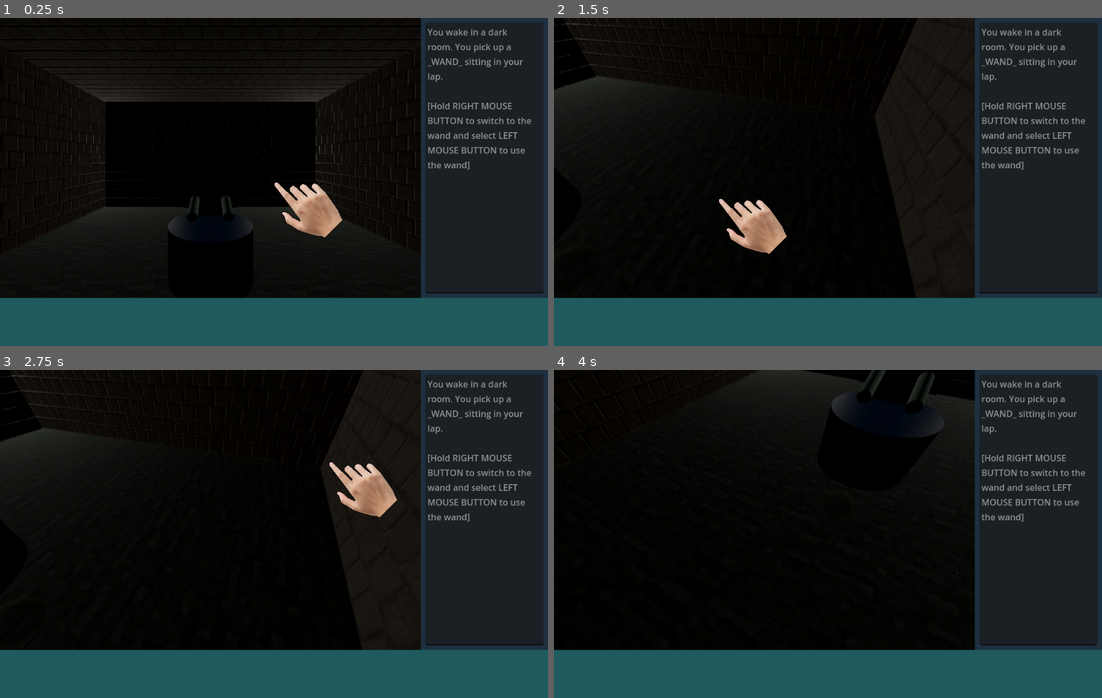
Above: before the commit, frames 1-4 (two rows, left to right).
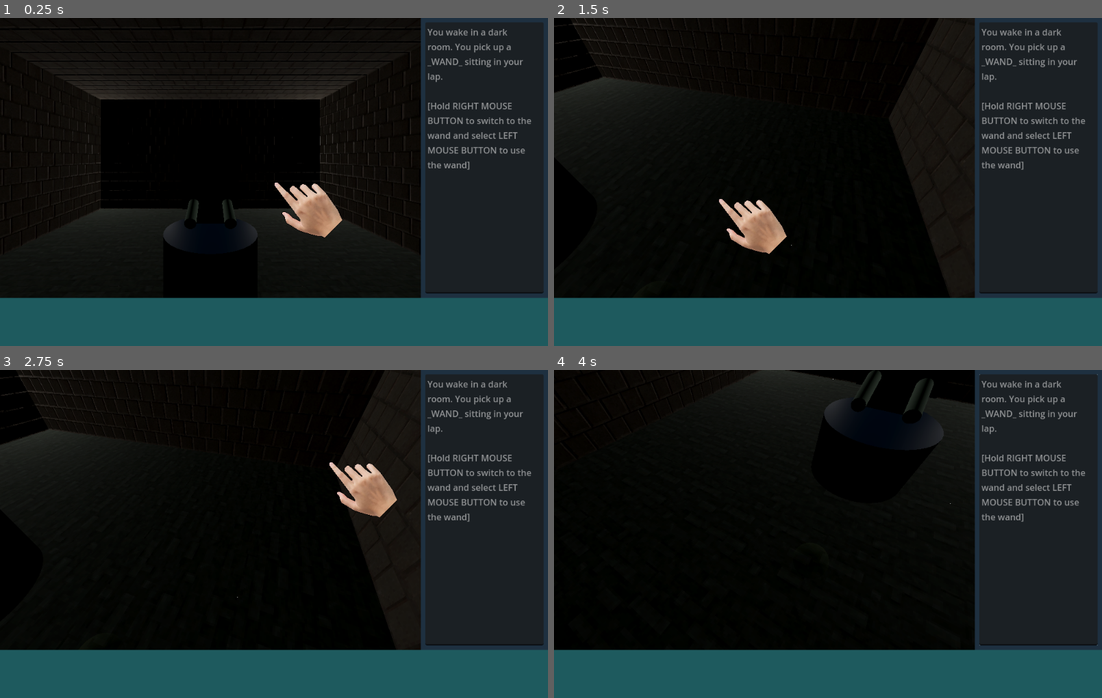
Above: after the commit, the same moments.

Repository: Wake1st/symbols-and-sorcery
Game: Godot game, scene res://game.tscn
The game is run twice, just before and just after one commit, with the same random seed, the same clock (stepped at 60 frames per second) and the same inputs.
Inputs (mouse positions are in pixels of both pictures, inside the frame that each line leads up to):
- Up to frame 1 (0.25 s): no input
- Up to frame 2 (1.5 s): tap Enter at 0.5 s; move the mouse to (948, 165) at 0.52 s; hold Right mouse button (free_look) 0.53-1.28 s; click (948, 165) at 0.67 s; tap Space at 1.25 s; move the mouse to (718, 198) at 1.27 s; right-click (718, 198) at 1.35 s; click (718, 198) at 1.42 s
- Up to frame 3 (2.75 s): tap Enter at 2 s; move the mouse to (328, 461) at 2.02 s; hold Right mouse button (free_look) from 2.03 s (still down); click (328, 461) at 2.17 s
- Up to frame 4 (4 s): tap Space at 2.75 s; move the mouse to (800, 599) at 2.77 s; release Right mouse button (free_look) at 2.78 s; right-click (800, 599) at 2.85 s; click (800, 599) at 2.92 s; tap Enter at 3.5 s; move the mouse to (992, 583) at 3.52 s; hold Right mouse button (free_look) from 3.53 s (still down); click (992, 583) at 3.67 s

The runs differ from the first frame. In frame 1, 1.2% of the frame differs, in the area x 1-76%, y 10-71%; in frame 2, 0.9%; in frame 3, 0.9%; in frame 4, 0.6%.

Commit message:
goto navigation points when changing rooms

Diff:
--- /dev/null
+++ b/common/nav_point.gd
@@ -0,0 +1,2 @@
+class_name NavPoint
+extends Area3D
--- a/common/navigation_point.tscn
+++ b/common/nav_point.tscn
@@ -1,30 +1,32 @@
-[gd_scene load_steps=5 format=3 uid="uid://dowkdyyao5rfd"]
+[gd_scene load_steps=6 format=3 uid="uid://dowkdyyao5rfd"]
 
-[ext_resource type="Shader" path="res://shaders/navigation_point.gdshader" id="1_r34ok"]
+[ext_resource type="Script" path="res://common/nav_point.gd" id="1_bjk0d"]
+[ext_resource type="Shader" path="res://shaders/navigation_point.gdshader" id="2_vcmtj"]
 
 [sub_resource type="CylinderShape3D" id="CylinderShape3D_wnvlg"]
-height = 0.8
+height = 0.6
 radius = 0.8
 
 [sub_resource type="ShaderMaterial" id="ShaderMaterial_kvrkp"]
 render_priority = 0
-shader = ExtResource("1_r34ok")
+shader = ExtResource("2_vcmtj")
 
 [sub_resource type="CylinderMesh" id="CylinderMesh_ivb3c"]
 material = SubResource("ShaderMaterial_kvrkp")
 top_radius = 0.8
 bottom_radius = 0.8
-height = 0.8
+height = 0.6
 radial_segments = 14
 cap_top = false
 cap_bottom = false
 
-[node name="NavigationPoint" type="Area3D"]
+[node name="NavPoint" type="Area3D"]
+script = ExtResource("1_bjk0d")
 
 [node name="CollisionShape3D" type="CollisionShape3D" parent="."]
-transform = Transform3D(1, 0, 0, 0, 1, 0, 0, 0, 1, 0, 0.4, 0)
+transform = Transform3D(1, 0, 0, 0, 1, 0, 0, 0, 1, 0, 0.3, 0)
 shape = SubResource("CylinderShape3D_wnvlg")
 
 [node name="MeshInstance3D" type="MeshInstance3D" parent="."]
-transform = Transform3D(1, 0, 0, 0, 1, 0, 0, 0, 1, 0, 0.4, 0)
+transform = Transform3D(1, 0, 0, 0, 1, 0, 0, 0, 1, 0, 0.3, 0)
 mesh = SubResource("CylinderMesh_ivb3c")
--- a/game.gd
+++ b/game.gd
@@ -29,27 +29,31 @@
 
 func _setup_current_room(room:RoomBase) -> void:
 	currentRoom = room
-	currentRoom.setup(wand)
-	currentRoom.location_changed.connect(handle_location_changed)
-	currentRoom.room_changed.connect(handle_room_change)
-	currentRoom.item_pickup.connect(inventory.add_item)
+	room.setup(wand)
+	room.location_changed.connect(handle_location_changed)
+	room.room_changed.connect(handle_room_change)
+	room.item_pickup.connect(inventory.add_item)
+
 
 func handle_location_changed(point:Vector3) -> void:
 	playerCamera.go_to(point)
 
 
 func handle_room_change(door:Door) -> void:
-	#	navigate to new room
+	#	get new room
 	var connectingRoom:RoomBase = door.get_connecting_room(currentRoom)
-	var point = navigation.get_navigation_point(door.global_position, connectingRoom.global_position)
-	playerCamera.go_to(point)
 
 	#	deallocate current room data and connections
+	currentRoom.location_changed.disconnect(handle_location_changed)
 	currentRoom.room_changed.disconnect(handle_room_change)
 	currentRoom.item_pickup.disconnect(inventory.add_item)
 
 	#	connect new room connections
 	_setup_current_room(connectingRoom)
+
+	#	navigation to new room
+	var point:NavPoint = connectingRoom.get_door_point(door)
+	playerCamera.go_to(point.global_position)
 
 
 func handle_entered_room() -> void:
--- a/game.tscn
+++ b/game.tscn
@@ -44,7 +44,7 @@
 
 [node name="PlayerCamera" parent="GameViewportContainer/GameViewport" instance=ExtResource("2_rda4s")]
 unique_name_in_owner = true
-transform = Transform3D(1, 0, 0, 0, 1, 0, 0, 0, 1, 0, 0, 2.2)
+transform = Transform3D(1, 0, 0, 0, 1, 0, 0, 0, 1, 0, 0, 2)
 
 [node name="LightRoom" parent="GameViewportContainer/GameViewport" node_paths=PackedStringArray("northDoor") instance=ExtResource("2_v5tb6")]
 northDoor = NodePath("../LightThermicDoor")
@@ -55,13 +55,11 @@
 southDoor = NodePath("../LightThermicDoor")
 westDoor = NodePath("../ThermicBalloonDoor")
 
-[node name="BoilerRoom" parent="GameViewportContainer/GameViewport" node_paths=PackedStringArray("westDoor") instance=ExtResource("8_fi4pw")]
+[node name="BoilerRoom" parent="GameViewportContainer/GameViewport" instance=ExtResource("8_fi4pw")]
 transform = Transform3D(1, 0, 0, 0, 1, 0, 0, 0, 1, 11, 0, -7)
-westDoor = NodePath("../ThermicBoilerDoor")
 
-[node name="BalloonRoom" parent="GameViewportContainer/GameViewport" node_paths=PackedStringArray("eastDoor") instance=ExtResource("9_eudpg")]
+[node name="BalloonRoom" parent="GameViewportContainer/GameViewport" instance=ExtResource("9_eudpg")]
 transform = Transform3D(1, 0, 0, 0, 1, 0, 0, 0, 1, -10, 0, -7)
-eastDoor = NodePath("../ThermicBalloonDoor")
 
 [node name="LightThermicDoor" parent="GameViewportContainer/GameViewport" node_paths=PackedStringArray("room1", "room2") instance=ExtResource("8_lssns")]
 transform = Transform3D(1, 0, 0, 0, 1, 0, 0, 0, 1, 0, 0, -3)
--- a/rooms/RoomBase.gd
+++ b/rooms/RoomBase.gd
@@ -11,10 +11,57 @@
 @export var southDoor:Door
 @export var westDoor:Door
 
+var doorPoints:Dictionary = {}
+
+var currentNavId:int
+var navPoints:Dictionary = {}
+
 
 func setup(wand:Wand):
 	print("ERROR: unhandled 'setup()' in class RoomBase\n",wand)
 
 
-func check_selection(result:Dictionary) -> void:
-	print("ERROR: Unhandled 'check_selction()' in class RoomBase\n",result)
+func get_door_point(door:Door) -> NavPoint:
+	var point:NavPoint = doorPoints.get(door)
+
+	if point == null:
+		print("ERROR: cannot find nav point for door: %s" % door)
+
+	return point
+
+
+func check_selection(result:Dictionary) -> bool:
+	var id = result.collider_id
+	if id == null:
+		return false
+
+	if _check_nav_points(id):
+		return true
+
+	if _check_doors(id):
+		return true
+
+	return false
+
+
+func _check_nav_points(id:int) -> bool:
+	if currentNavId == null:
+		return false
+
+	for point_id in navPoints.keys():
+		if point_id != currentNavId && point_id == id:
+			navPoints[currentNavId].visible = true
+			navPoints[point_id].visible = false
+			location_changed.emit(navPoints[point_id].global_position)
+			currentNavId = point_id
+			return true
+	return false
+
+
+func _check_doors(id:int) -> bool:
+	for door in doorPoints.keys():
+		if id == door.get_instance_id():
+			navPoints[currentNavId].visible = true
+			room_changed.emit(door)
+			return true
+	return false
--- a/rooms/light_room.gd
+++ b/rooms/light_room.gd
@@ -5,9 +5,18 @@
 @onready var light = %Light
 @onready var scrollPickup = %ScrollPickup
 @onready var scroll = %Scroll
+@onready var navigation_point:NavPoint = $NavigationPoint
 
 
 func setup(wand:Wand):
+	#	setup nav point
+	currentNavId = navigation_point.get_instance_id()
+	navPoints[currentNavId] = navigation_point
+	navPoints[currentNavId].visible = false
+
+	#	setup door points
+	doorPoints[northDoor] = navigation_point
+
 	#	setup spell casting
 	wand.cast_light.connect(light.cast)
 	light.finished.connect(wand.spell_finished)
@@ -16,11 +25,15 @@
 	scrollPickup.finished.connect(handle_scroll_pickup)
 
 
-func check_selection(result:Dictionary) -> void:
-	if result.collider_id == northDoor.get_instance_id():
-		room_changed.emit(northDoor)
+func check_selection(result:Dictionary) -> bool:
+	if super.check_selection(result):
+		return false
+
 	if scroll != null && result.collider_id == scroll.get_instance_id():
 		scrollPickup.pick_up()
+		return true
+
+	return false
 
 
 func handle_scroll_pickup() -> void:
--- a/rooms/light_room.tscn
+++ b/rooms/light_room.tscn
@@ -1,10 +1,11 @@
-[gd_scene load_steps=7 format=3 uid="uid://bd2osptl071da"]
+[gd_scene load_steps=8 format=3 uid="uid://bd2osptl071da"]
 
 [ext_resource type="PackedScene" uid="uid://be8eeq80vf17t" path="res://scroll/scroll.tscn" id="1_dr2h3"]
 [ext_resource type="Script" path="res://rooms/light_room.gd" id="1_mccc8"]
 [ext_resource type="MeshLibrary" uid="uid://bwbsu80ly13cd" path="res://tilesets/dungeon_tileset.tres" id="2_7m75w"]
 [ext_resource type="PackedScene" uid="uid://c8xaptr321o6k" path="res://light/light.tscn" id="2_sek2c"]
 [ext_resource type="PackedScene" uid="uid://ia75mudsvqo4" path="res://common/pickup_item.tscn" id="5_n1bqh"]
+[ext_resource type="PackedScene" uid="uid://dowkdyyao5rfd" path="res://common/nav_point.tscn" id="7_3gx0o"]
 [ext_resource type="PackedScene" uid="uid://b5wl1fbu8w4rm" path="res://common/pillar.tscn" id="7_i670n"]
 
 [node name="LightRoom" type="Node3D"]
@@ -32,3 +33,6 @@
 data = {
 "cells": PackedInt32Array(0, 0, 655361, 0, 65535, 655361, 65535, 65535, 655361, 65535, 0, 655361, 65534, 1, 655361, 655 …(982 unchanged characters)…
 }
+
+[node name="NavigationPoint" parent="." instance=ExtResource("7_3gx0o")]
+transform = Transform3D(1, 0, 0, 0, 1, 0, 0, 0, 1, 0, 0, 2)
--- a/rooms/thermic_room.gd
+++ b/rooms/thermic_room.gd
@@ -1,28 +1,23 @@
 extends RoomBase
 
-@onready var navPointFreeze = %NavPointFreeze
-@onready var navPointBurn = %NavPointBurn
-@onready var navPointDoorS = %NavPointDoorS
-
-var currentNavId:int
-var navPoints:Dictionary = {}
+@onready var navPointFreeze:NavPoint = %NavPointFreeze
+@onready var navPointBurn:NavPoint = %NavPointBurn
+@onready var navPointDoorS:NavPoint = %NavPointDoorS
 
 
 func setup(_wand:Wand):
+	#	setup nav points
 	navPoints[navPointFreeze.get_instance_id()] = navPointFreeze
 	navPoints[navPointBurn.get_instance_id()] = navPointBurn
 	navPoints[navPointDoorS.get_instance_id()] = navPointDoorS
 	currentNavId = navPointDoorS.get_instance_id()
+	navPoints[currentNavId].visible = false
+
+	#	setup door points
+	doorPoints[southDoor] = navPointDoorS
+	doorPoints[westDoor] = navPointFreeze
+	doorPoints[eastDoor] = navPointBurn
 
 
-func check_selection(result:Dictionary) -> void:
-	var id = result.collider_id
-	if id == null:
-		return
-
-	for point_id in navPoints.keys():
-		if point_id != currentNavId && point_id == id:
-			navPoints[currentNavId].visible = true
-			navPoints[point_id].visible = false
-			location_changed.emit(navPoints[point_id].global_position)
-			currentNavId = point_id
+func check_selection(result:Dictionary) -> bool:
+	return super.check_selection(result)
--- a/rooms/thermic_room.tscn
+++ b/rooms/thermic_room.tscn
@@ -4,7 +4,7 @@
 [ext_resource type="Script" path="res://rooms/thermic_room.gd" id="1_448yj"]
 [ext_resource type="MeshLibrary" uid="uid://bwbsu80ly13cd" path="res://tilesets/dungeon_tileset.tres" id="3_ekc2x"]
 [ext_resource type="PackedScene" uid="uid://boqvuwulwsx17" path="res://shaders/fire.tscn" id="4_cayik"]
-[ext_resource type="PackedScene" uid="uid://dowkdyyao5rfd" path="res://common/navigation_point.tscn" id="5_nhrmg"]
+[ext_resource type="PackedScene" uid="uid://dowkdyyao5rfd" path="res://common/nav_point.tscn" id="5_2mlni"]
 
 [sub_resource type="SphereShape3D" id="SphereShape3D_nt7oc"]
 radius = 0.2
@@ -108,14 +108,14 @@
 omni_range = 42.294
 omni_attenuation = 1.4048
 
-[node name="NavPointFreeze" parent="." instance=ExtResource("5_nhrmg")]
+[node name="NavPointFreeze" parent="." instance=ExtResource("5_2mlni")]
 unique_name_in_owner = true
 transform = Transform3D(1, 0, 0, 0, 1, 0, 0, 0, 1, -2, 0, 0)
 
-[node name="NavPointBurn" parent="." instance=ExtResource("5_nhrmg")]
+[node name="NavPointBurn" parent="." instance=ExtResource("5_2mlni")]
 unique_name_in_owner = true
 transform = Transform3D(1, 0, 0, 0, 1, 0, 0, 0, 1, 2, 0, 0)
 
-[node name="NavPointDoorS" parent="." instance=ExtResource("5_nhrmg")]
+[node name="NavPointDoorS" parent="." instance=ExtResource("5_2mlni")]
 unique_name_in_owner = true
 transform = Transform3D(1, 0, 0, 0, 1, 0, 0, 0, 1, 0, 0, 2)
--- a/shaders/navigation_point.gdshader
+++ b/shaders/navigation_point.gdshader
@@ -45,5 +45,5 @@
 
 void fragment() {
 	ALBEDO = vec3(0.0,0.8,0.2);
-	ALPHA = 0.2;
+	ALPHA = 0.1;
 }
Not shown: 6 places in tilesets/dungeon_tileset.tres that only renumber resources
Not shown, added: gam3D4.tmp
Not shown, added: gam747B.tmp
Not shown, added: gamEA3C.tmp
